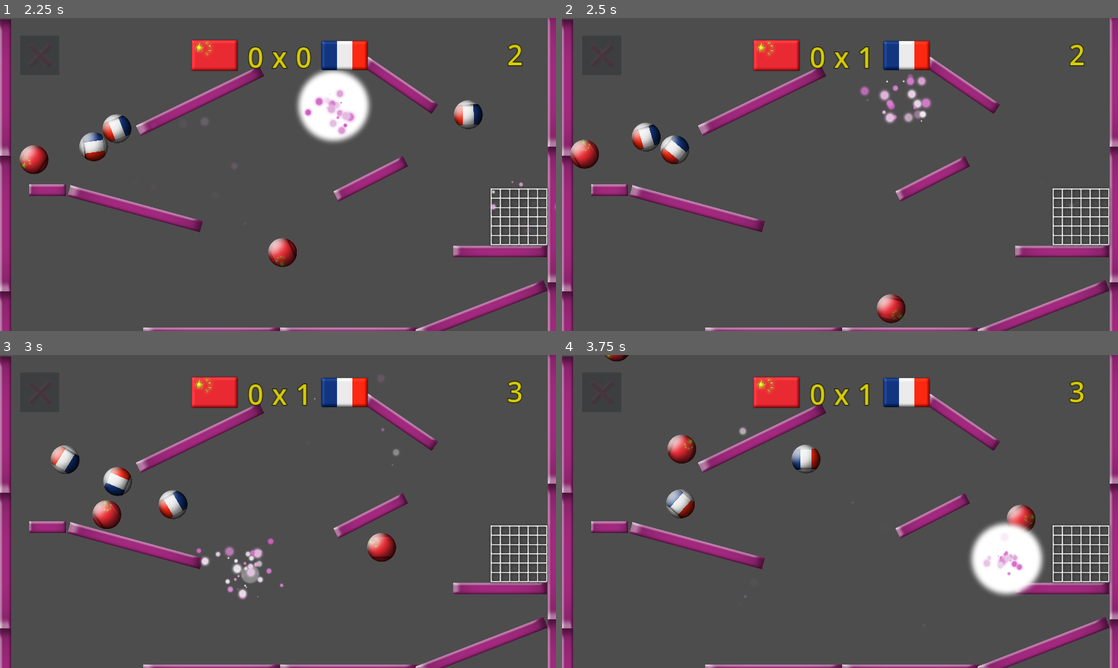
Above: before the commit, frames 1-4 (two rows, left to right).
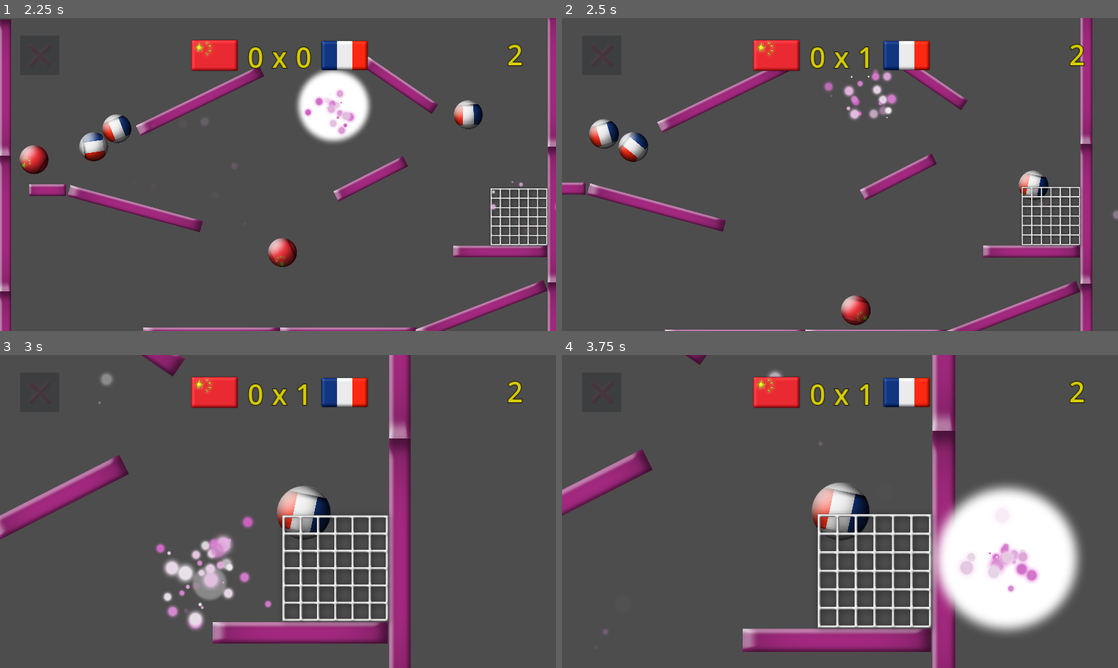
Above: after the commit, the same moments.

Repository: vibrunazo/godot-akira-flags
Game: Godot game, scene res://games/ballgame/ball_game.tscn
Same seed, same stepped clock (60 frames per second), same inputs: the game is played once before the commit and once after it. This scene is started directly instead of the project's main scene. The engine's default icon, where the game draws it, is replaced by a stand-in: a white triangle on a blue panel in a dark square. Sound files missing from this copy of the repository are replaced by a short silence.
Inputs (mouse positions are in pixels of both pictures, inside the frame that each line leads up to):
- Up to frame 1 (2.25 s): tap Enter at 0.5 s; move the mouse to (400, 158) at 0.52 s; click (400, 158) at 0.67 s; drag from (166, 190) to (517, 215) at 1.27 s; move the mouse to (333, 105) at 2.02 s; click (333, 105) at 2.17 s
- Up to frame 2 (2.5 s): no input
- Up to frame 3 (3 s): drag from (250, 574) to (111, 464) at 2.77 s
- Up to frame 4 (3.75 s): move the mouse to (1006, 558) at 3.52 s; click (1006, 558) at 3.67 s

Frame 1 is identical in both runs. In frame 2, 18% of the frame differs, in the area x 0-100%, y 0-100%; in frame 3, 24%; in frame 4, 28%.

Commit message:
pause and zooms on goal

Diff:
--- a/games/ballgame/ball_game.gd
+++ b/games/ballgame/ball_game.gd
@@ -22,6 +22,7 @@
 @onready var sprite_flag1: Sprite2D = %SpriteFlag1
 @onready var balls_layer: Node2D = %balls
 @onready var spawn_area: SpawnArea = %SpawnArea
+@onready var gamecam: GameCam = %GameCam
 
 ## Is the game in a playable state. If false, the game is over
 var is_ready := true
@@ -121,25 +122,36 @@
 	audio_from.stop()
 	audio_goal.stop()
 
+## Body entered the net. Could be a ball, if so, scores a goal.
 func _on_net_body_entered(body):
 	if not is_ready: return
 	if body is PlayerBall:
-		var team: String = body.team
-		print('goal!')
-		body.global_position.x = 0
-		body.global_position.y = -300
-
-		stop_audio()
-		audio_goal.play()
-		inc_team_score(team)
-		update_ui_score()
-		await audio_goal.finished
-		audio_from.stream = Countries.get_pronoun_audio(team)
-		audio_from.play()
-		await audio_from.finished
-		var stream := Countries.get_audio(team)
-		audio_country.stream = stream
-		audio_country.play()
+		goal(body)
+
+## Given ball just scored a goal
+func goal(body: PlayerBall):
+	var team: String = body.team
+	print('goal!')
+	get_tree().paused = true
+	gamecam.focus_target(body.global_position)
+
+
+	stop_audio()
+	audio_goal.play()
+	inc_team_score(team)
+	update_ui_score()
+	await audio_goal.finished
+	audio_from.stream = Countries.get_pronoun_audio(team)
+	audio_from.play()
+	await audio_from.finished
+	var stream := Countries.get_audio(team)
+	audio_country.stream = stream
+	audio_country.play()
+	await audio_country.finished
+	body.global_position.x = 0
+	body.global_position.y = -300
+	gamecam.reset()
+	get_tree().paused = false
 
 ## Sets the score for given country id
 func set_score_for_team(id: String, new_score: int):
--- a/games/ballgame/ball_game.tscn
+++ b/games/ballgame/ball_game.tscn
@@ -13,6 +13,7 @@
 [ext_resource type="Texture2D" uid="uid://cjsrr11w28t0a" path="res://countries/flags/canada.png" id="8_tmihj"]
 [ext_resource type="AudioStream" uid="uid://brnvuxdo47fh8" path="res://games/ballgame/audio/endgame.ogg" id="9_n0wur"]
 [ext_resource type="AudioStream" uid="uid://cuim0rnlgu7hm" path="res://games/ballgame/audio/win.ogg" id="13_r2l7v"]
+[ext_resource type="PackedScene" uid="uid://3kkfldypeswj" path="res://games/ballgame/gamecam.tscn" id="14_ivv2q"]
 
 [sub_resource type="AudioStreamRandomizer" id="AudioStreamRandomizer_diqo6"]
 random_pitch = 1.1
@@ -43,9 +44,11 @@
 stream_0/weight = 1.0
 
 [node name="BallGame" type="Node2D"]
+process_mode = 3
 script = ExtResource("1_v850d")
 
 [node name="GameLayer" type="CanvasLayer" parent="."]
+follow_viewport_enabled = true
 
 [node name="GameRoot" type="Control" parent="GameLayer"]
 unique_name_in_owner = true
@@ -182,6 +185,7 @@
 position = Vector2(691, -352)
 
 [node name="UILayer" type="CanvasLayer" parent="."]
+process_mode = 3
 
 [node name="MarginContainer" type="MarginContainer" parent="UILayer"]
 offset_left = 69.0
@@ -269,22 +273,31 @@
 horizontal_alignment = 2
 
 [node name="AudioGoal" type="AudioStreamPlayer" parent="."]
+process_mode = 3
 stream = SubResource("AudioStreamRandomizer_diqo6")
 
 [node name="AudioFrom" type="AudioStreamPlayer" parent="."]
+process_mode = 3
 stream = SubResource("AudioStreamRandomizer_4qg4i")
 
 [node name="AudioCountry" type="AudioStreamPlayer" parent="."]
+process_mode = 3
 stream = ExtResource("8_iusns")
 
 [node name="AudioEndGame" type="AudioStreamPlayer" parent="."]
+process_mode = 3
 stream = SubResource("AudioStreamRandomizer_7636b")
 
 [node name="AudioResult" type="AudioStreamPlayer" parent="."]
+process_mode = 3
 stream = SubResource("AudioStreamRandomizer_epati")
 
 [node name="Timer" type="Timer" parent="."]
+process_mode = 1
 autostart = true
+
+[node name="GameCam" parent="." instance=ExtResource("14_ivv2q")]
+unique_name_in_owner = true
 
 [connection signal="body_entered" from="GameLayer/GameRoot/Net" to="." method="_on_net_body_entered"]
 [connection signal="confirmed" from="UILayer/MarginContainer/QuitButton" to="." method="_on_quit_button_confirmed"]
--- /dev/null
+++ b/games/ballgame/gamecam.gd
@@ -0,0 +1,20 @@
+class_name GameCam extends Camera2D
+
+## Initial position I started with, used to be able to reset to it later
+@onready var ini_pos = global_position
+
+# Called when the node enters the scene tree for the first time.
+func _ready():
+	pass # Replace with function body.
+
+## Smoothly focuses on the target global position
+func focus_target(pos: Vector2):
+	global_position = pos
+	var tween: Tween = create_tween() as Tween
+	tween.tween_property(self, "zoom", Vector2(2, 2), 0.6)
+
+## Resets back to initial position
+func reset():
+	global_position = ini_pos
+	var tween: Tween = create_tween() as Tween
+	tween.tween_property(self, "zoom", Vector2(1, 1), 0.5)
--- /dev/null
+++ b/games/ballgame/gamecam.tscn
@@ -0,0 +1,9 @@
+[gd_scene load_steps=2 format=3 uid="uid://3kkfldypeswj"]
+
+[ext_resource type="Script" path="res://games/ballgame/gamecam.gd" id="1_oqchy"]
+
+[node name="GameCam" type="Camera2D"]
+process_mode = 3
+position = Vector2(960, 540)
+position_smoothing_enabled = true
+script = ExtResource("1_oqchy")
Not shown: 1 places in games/ballgame/ball_game.tscn that only renumber resources
